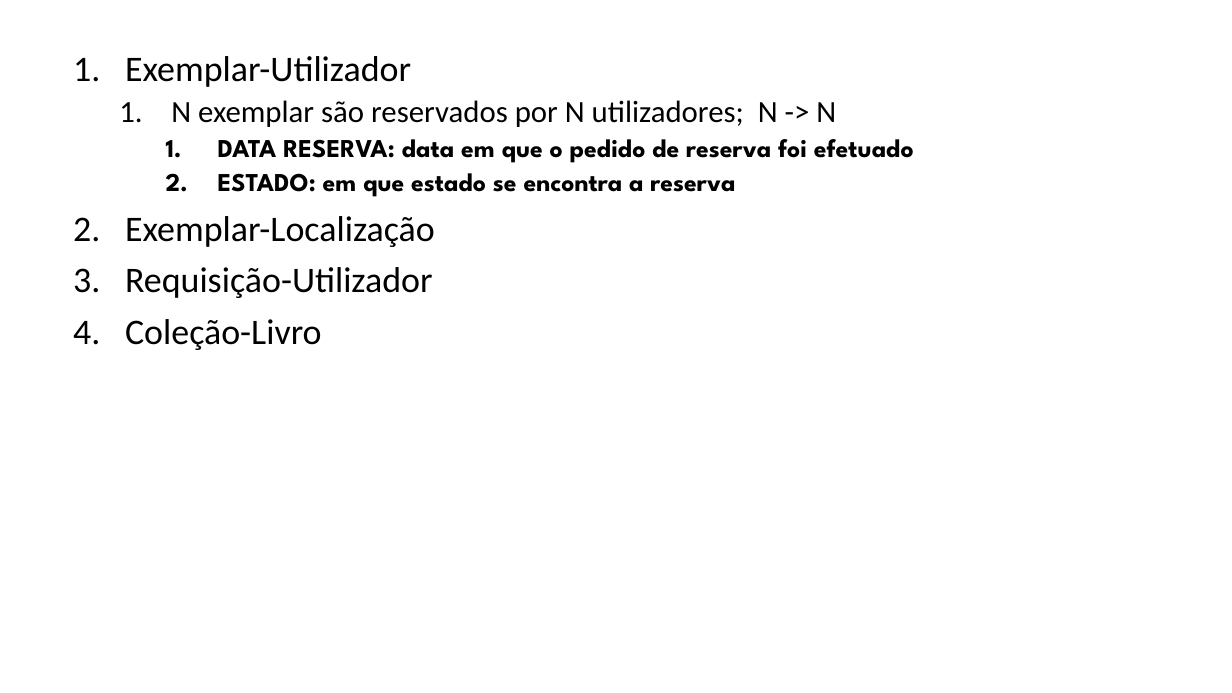
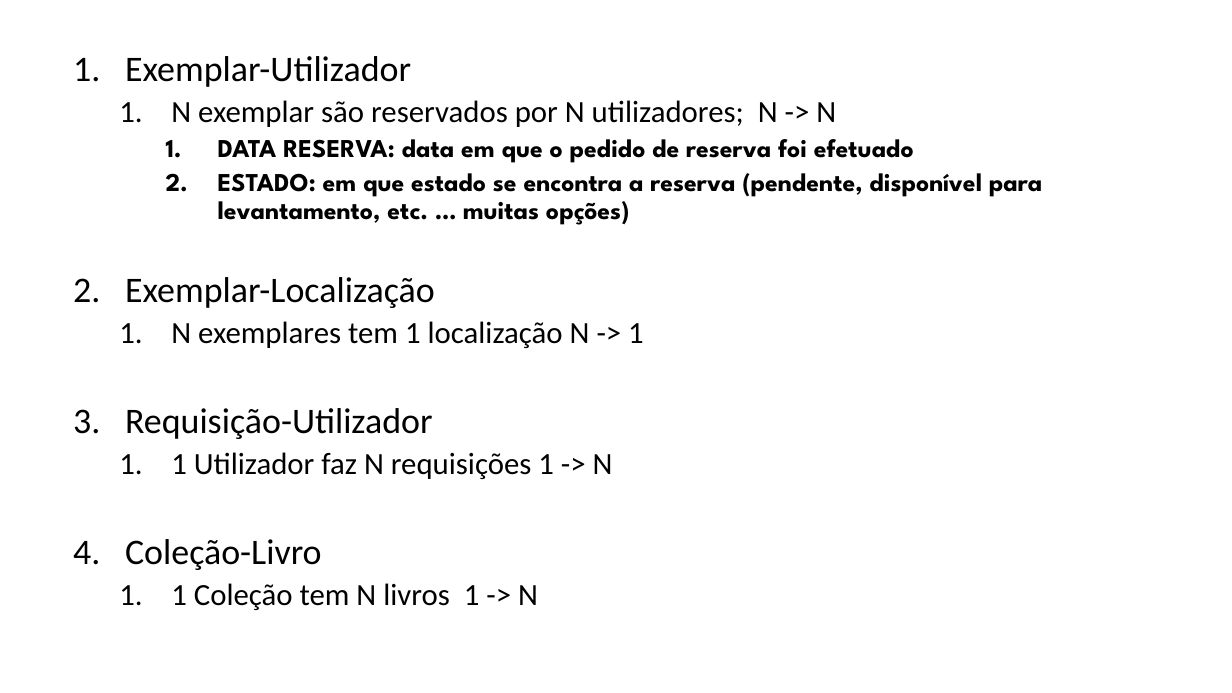
Before and after one commit to b-p3r/BD-1516, a slide deck: slide 17 of begininPP.pptx. Drawn at 1232x693 pixels with LibreOffice and Linux fonts; fonts in the diff are those of the drawing. Boxes give left, top, right and bottom in pixels: in the first picture for what was removed or moved away, otherwise in the second. Text is boxed around its words. In the diff, an @@ line names an element or a change of style, - is before the commit and + after.

```diff
--- a/begininPP.pptx
+++ b/begininPP.pptx
@@ text at [218,173,1042,225]: text changed @@
-    2. ESTADO: em que estado se encontra a reserva
+    2. ESTADO: em que estado se encontra a reserva (pendente, disponível para levantamento, etc. … muitas opções)
@@ text at [171,321,644,348]: paragraph added @@
+  1. N exemplares tem 1 localização N -> 1
@@ text at [171,452,613,479]: paragraph added @@
+  1. 1 Utilizador faz N requisições 1 -> N
@@ text at [171,583,538,610]: paragraph added @@
+  1. 1 Coleção tem N livros 1 -> N
```
Also in this commit, not shown: 7 other slides changed, 3 slides added.
